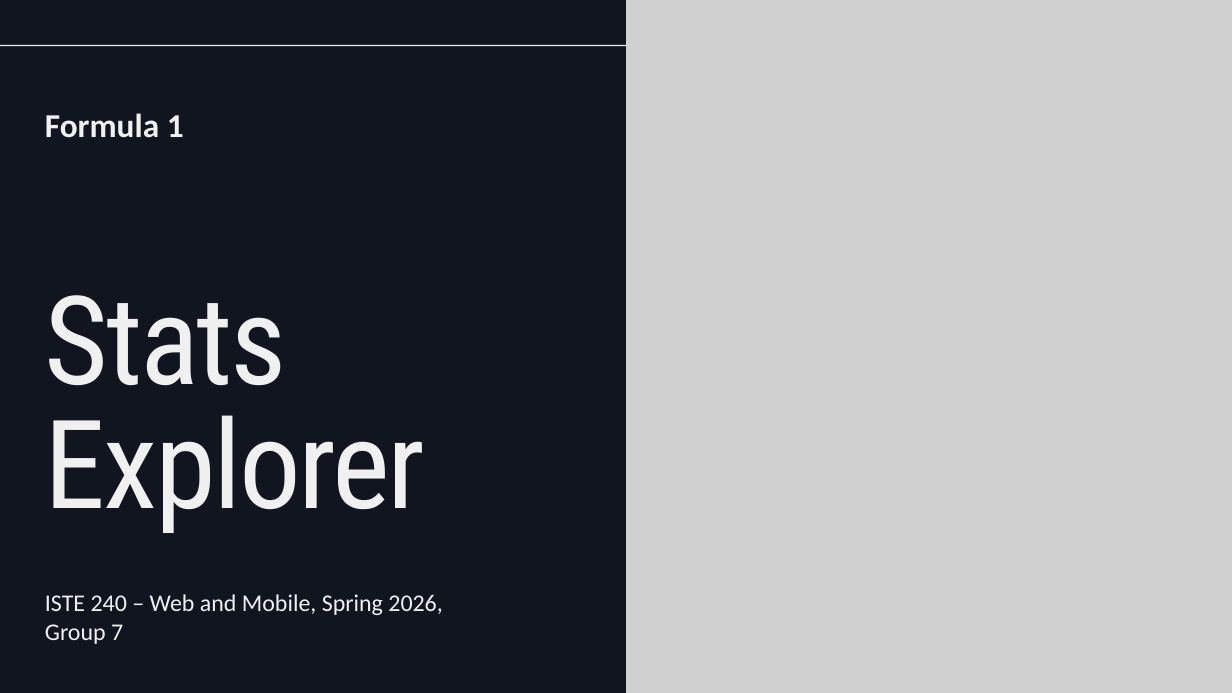
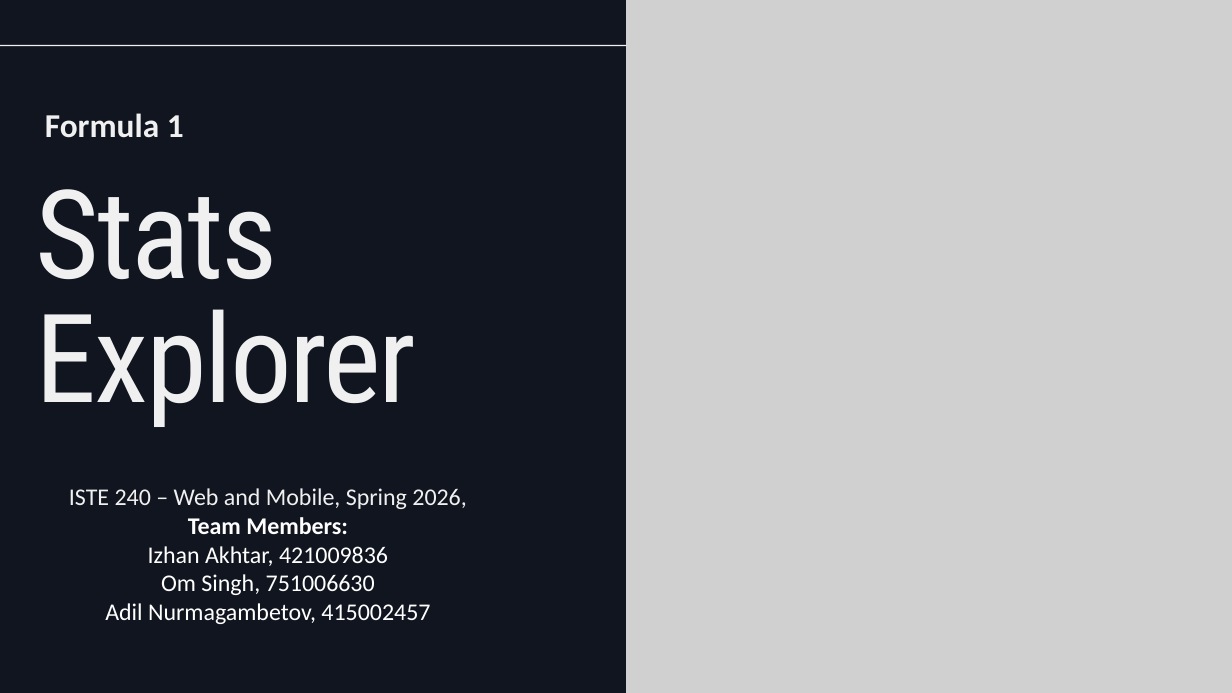
Before and after one commit to ia9927-lgtm/ISTE240, a slide deck: slide 1 of Group_7_Phase1.pptx. Drawn at 1232x693 pixels with LibreOffice and Linux fonts; fonts in the diff are those of the drawing; grey boxes stand for pictures. Boxes give left, top, right and bottom in pixels: in the first picture for what was removed or moved away, otherwise in the second. Text is boxed around its words. In the diff, an @@ line names an element or a change of style, - is before the commit and + after.

```diff
--- a/Group_7_Phase1.pptx
+++ b/Group_7_Phase1.pptx
@@ text "Stats Explorer": place and size @@
-text "Stats Explorer" at [45, 295, 425, 533]
+text "Stats Explorer" at [36, 189, 416, 427]
@@ text at [69, 488, 466, 624]: text changed; text colour #F0F0F0 to #FFFFFF @@
-ISTE 240 – Web and Mobile, Spring 2026, Group 7
+ISTE 240 – Web and Mobile, Spring 2026,
+Team Members:
+Izhan Akhtar, 421009836
+Om Singh, 751006630
+Adil Nurmagambetov, 415002457
```
